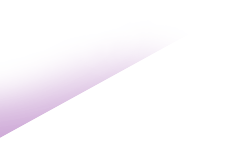
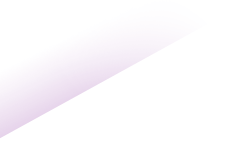
Layer changes from the first 250x158 image to the second:
added layer "Group 2 copy 5" above "Layer 12" over [0, 16, 197, 138]
hid "Layer 12" over [0, 16, 197, 138]
hid group "Group 11" (3 layers) over [0, 16, 197, 138]
